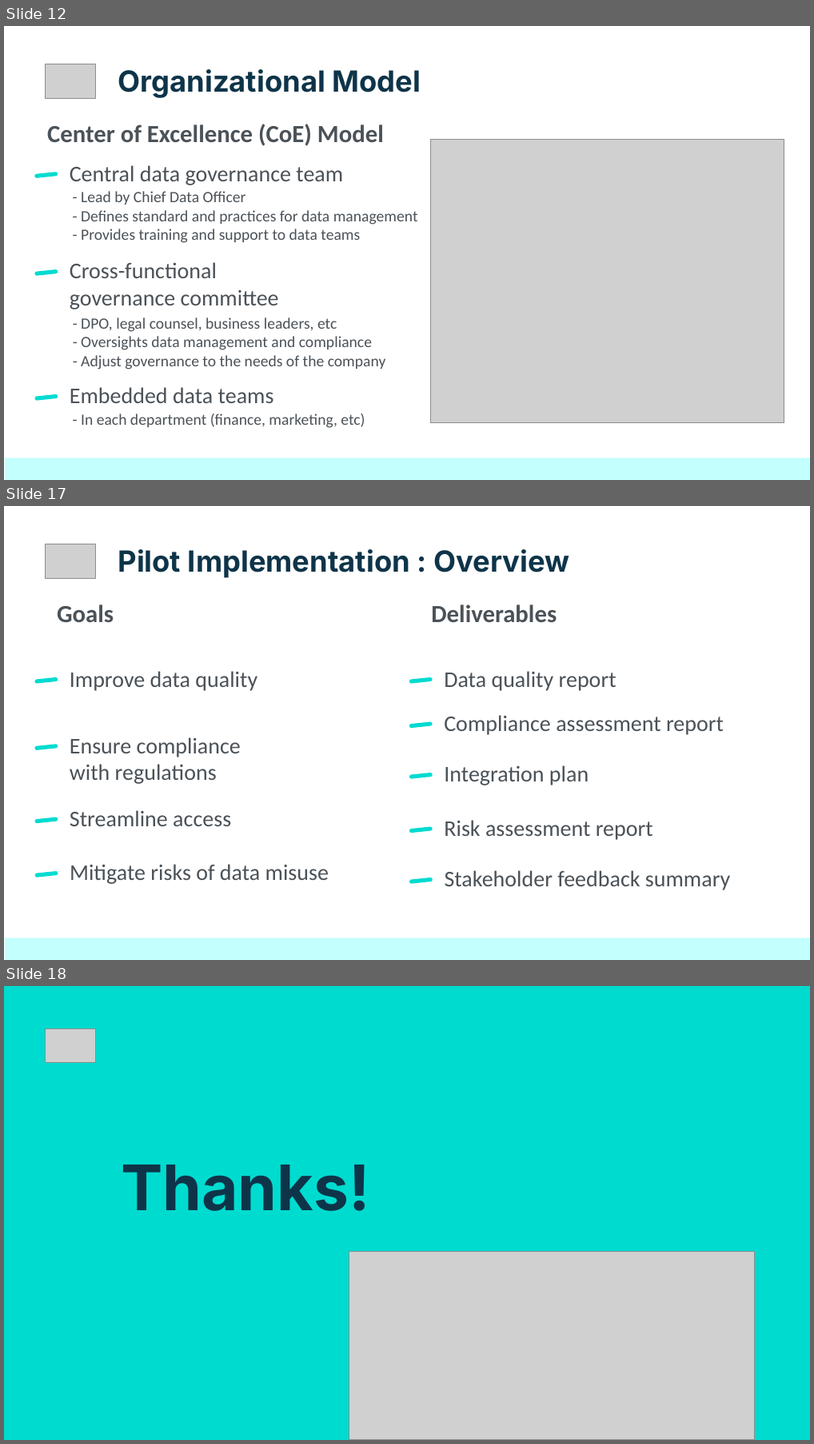
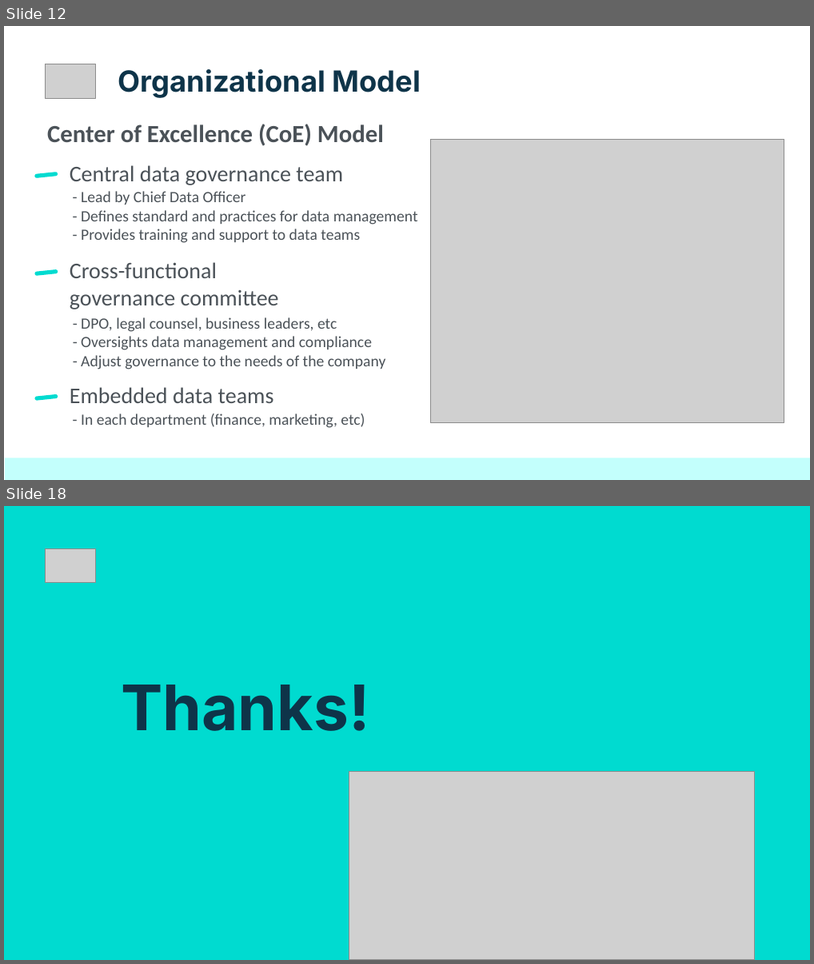
Before and after one commit to netesf13d/jedha-projects, a slide deck: 2-01-Spotify_Data_Governance/presentation/Presentation - 2-01 - Spotify Data Governance.odp. Shown one above the other, each under a label of ours: slides 12, 17 and 18 before the commit, slides 12 and 18 after it; the slides between them are not shown. The pictures are 814x1444 and 814x964 pixels, drawn with LibreOffice and Linux fonts; fonts in the diff are those of the drawing; grey boxes stand for pictures. Boxes give left, top, right and bottom in pixels: in the first picture for what was removed or moved away, otherwise in the second. Text is boxed around its words. In the diff, an @@ line names an element or a change of style, - is before the commit and + after.

```diff
--- a/2-01-Spotify_Data_Governance/presentation/Presentation - 2-01 - Spotify Data Governance.odp
+++ b/2-01-Spotify_Data_Governance/presentation/Presentation - 2-01 - Spotify Data Governance.odp
@@ slide 17 removed at (4, 506, 810, 960), background #FFFFFF @@
@@ picture removed at (45, 544, 96, 578) @@
@@ title removed at (118, 549, 570, 578) @@
-Pilot Implementation : Overview
@@ title removed at (57, 604, 114, 622) @@
-Goals
@@ title removed at (431, 604, 557, 622) @@
-Deliverables
@@ title removed at (70, 671, 258, 691) @@
-Improve data quality
@@ title removed at (444, 671, 617, 691) @@
-Data quality report
@@ rounded rectangle removed at (34, 677, 58, 684) @@
@@ rounded rectangle removed at (410, 677, 433, 684) @@
@@ title removed at (444, 715, 724, 735) @@
-Compliance assessment report
@@ rounded rectangle removed at (34, 744, 58, 750) @@
@@ title removed at (70, 737, 241, 784) @@
-Ensure compliance
-with regulations
@@ rounded rectangle removed at (410, 722, 433, 728) @@
@@ title removed at (444, 765, 589, 785) @@
-Integration plan
@@ rounded rectangle removed at (410, 772, 433, 779) @@
@@ rounded rectangle removed at (34, 817, 58, 824) @@
@@ title removed at (70, 810, 231, 826) @@
-Streamline access
@@ rounded rectangle removed at (410, 827, 433, 833) @@
@@ title removed at (444, 820, 654, 840) @@
-Risk assessment report
@@ title removed at (70, 864, 329, 884) @@
-Mitigate risks of data misuse
@@ rounded rectangle removed at (34, 871, 58, 877) @@
@@ rounded rectangle removed at (410, 877, 433, 884) @@
@@ title removed at (445, 870, 730, 890) @@
-Stakeholder feedback summary
@@ rectangle removed at (5, 937, 810, 959) @@
```
Also in this commit, not shown: 4 slides changed, 5 slides added, 4 other slides removed, 4 other files.
